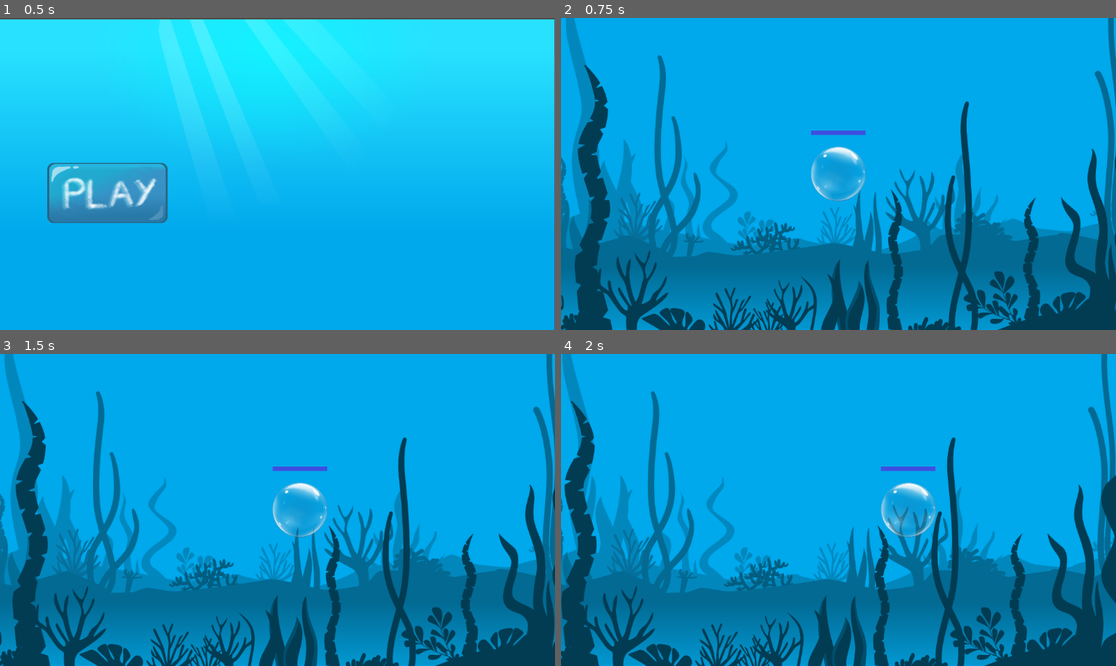
Above: before the commit, frames 1-4 (two rows, left to right).
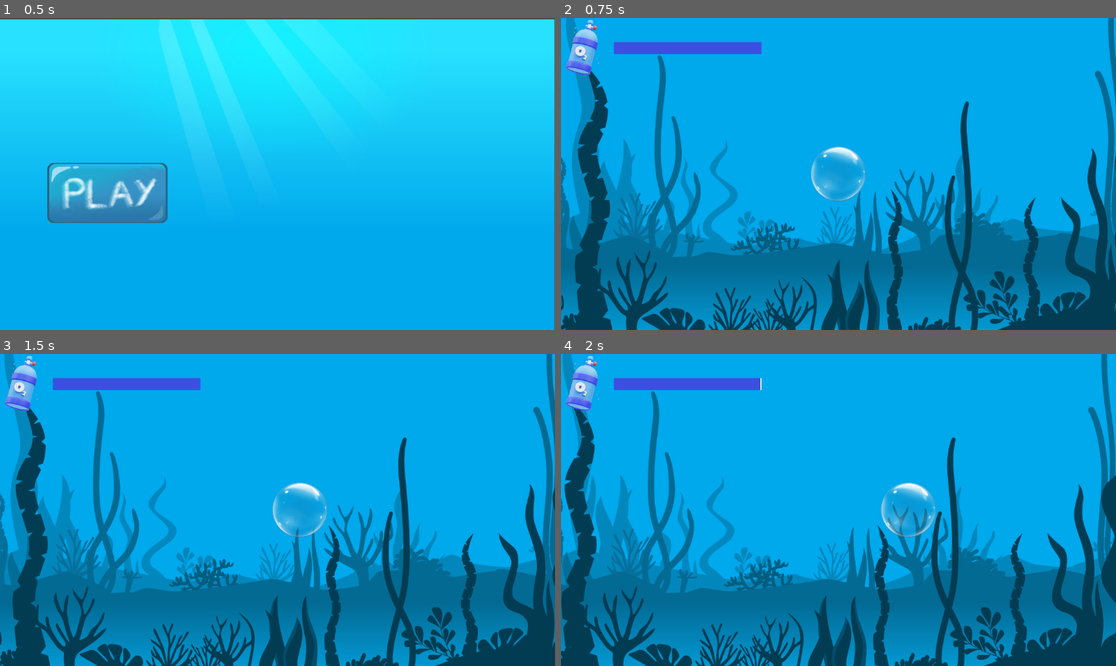
Above: after the commit, the same moments.

Repository: bagaretk/Game6PPL
Game: Godot game, scene res://menu.tscn
The game is run twice, just before and just after one commit, with the same random seed, the same clock (stepped at 60 frames per second) and the same inputs.
Inputs (mouse positions are in pixels of both pictures, inside the frame that each line leads up to):
- Up to frame 1 (0.5 s): no input
- Up to frame 2 (0.75 s): click (666, 192) at 0.5 s
- Up to frame 3 (1.5 s): tap Enter at 1.25 s; hold Right (ui_right) from 1.28 s (still down)
- Up to frame 4 (2 s): keep holding Right (ui_right)

Frame 1 is identical in both runs. In frame 2, 1.9% of the frame differs, in the area x 0-55%, y 0-38%; in frame 3, 1.9%; in frame 4, 1.9%, in the area x 0-68%, y 0-38%.

Commit message:
Oxygen Bar

Diff:
--- a/Player_Movement.tscn
+++ b/Player_Movement.tscn
@@ -1,10 +1,11 @@
-[gd_scene load_steps=17 format=3 uid="uid://c54gow3u0auam"]
+[gd_scene load_steps=18 format=3 uid="uid://c54gow3u0auam"]
 
 [ext_resource type="Script" path="res://Scripts/player.gd" id="1_bvn0q"]
 [ext_resource type="Texture2D" uid="uid://c2xo3n7qyg7md" path="res://Resources/clear-deco-bubble-balloon-20-1pc-12298-p.png" id="2_xekwp"]
 [ext_resource type="Texture2D" uid="uid://gi0i8s0lgql0" path="res://Resources/animations/Untitled_design__1_-removebg-preview.png" id="3_0tydw"]
 [ext_resource type="Script" path="res://camera_2d.gd" id="3_vrc86"]
 [ext_resource type="Texture2D" uid="uid://bx16ay1536swv" path="res://Resources/animations/Untitled_design__2_-removebg-preview.png" id="4_3cnkn"]
+[ext_resource type="Texture2D" uid="uid://cijnhjvqjkgpi" path="res://Resources/PNG/OxygenBottle/333.png" id="4_kqhih"]
 [ext_resource type="Texture2D" uid="uid://cepdttf6mnqeg" path="res://Resources/animations/Untitled_design__3_-removebg-preview.png" id="5_co462"]
 [ext_resource type="Texture2D" uid="uid://cd7bffd6ssp88" path="res://Resources/animations/Untitled_design__4_-removebg-preview.png" id="6_ah0q4"]
 [ext_resource type="Texture2D" uid="uid://yo1ku1slwuhr" path="res://Resources/animations/Untitled_design__5_-removebg-preview.png" id="7_057bj"]
@@ -105,14 +106,21 @@
 position_smoothing_speed = 0.5
 script = ExtResource("3_vrc86")
 
-[node name="HealthBar" type="ProgressBar" parent="Camera2D"]
+[node name="LayerBar" type="CanvasLayer" parent="Camera2D"]
+
+[node name="OxygenBottle" type="Sprite2D" parent="Camera2D/LayerBar"]
+position = Vector2(459, 212)
+scale = Vector2(0.3, 0.3)
+texture = ExtResource("4_kqhih")
+
+[node name="HealthBar" type="ProgressBar" parent="Camera2D/LayerBar"]
 anchors_preset = 1
 anchor_left = 1.0
 anchor_right = 1.0
-offset_left = -154.891
-offset_top = -243.103
-offset_right = 19.1086
-offset_bottom = -229.103
+offset_left = -641.0
+offset_top = 209.0
+offset_right = -467.0
+offset_bottom = 223.0
 grow_horizontal = 0
 scale = Vector2(1.76, 1.76)
 theme_override_styles/background = SubResource("StyleBoxFlat_y65yp")
@@ -122,7 +130,7 @@
 show_percentage = false
 metadata/_edit_use_anchors_ = true
 
-[node name="FlashAnimation" type="AnimationPlayer" parent="Camera2D/HealthBar"]
+[node name="FlashAnimation" type="AnimationPlayer" parent="Camera2D/LayerBar/HealthBar"]
 
 [node name="AnimatedSprite2D" type="AnimatedSprite2D" parent="."]
 visible = false
--- a/Scripts/player.gd
+++ b/Scripts/player.gd
@@ -1,7 +1,7 @@
 extends CharacterBody2D
 
 #@onready var flash_animation = $FlashAnimation
-@onready var health_bar = $Camera2D/HealthBar
+@onready var health_bar = $Camera2D/LayerBar/HealthBar
 @onready var health_timer = $HealthTimer # Referință la Timer-ul pentru scăderea vieții
 
 const SPEED = 300.0
--- a/camera_2d.gd
+++ b/camera_2d.gd
@@ -1,6 +1,8 @@
 extends Camera2D
 
-@onready var health_bar = $HealthBar # Asigură-te că ai adresa corectă a HealthBar
+@onready var health_bar = $LayerBar/HealthBar # Asigură-te că ai adresa corectă a HealthBar
+@onready var oxygen_bottle = $LayerBar/OxygenBottle # Asigură-te că ai adresa corectă a HealthBar
+
 #@onready var camera = $Camera2D# Asigură-te că ai adresa corectă a HealthBar
 func _ready():
 	# Setează poziția inițială a health_bar-ului
@@ -18,4 +20,5 @@
 
 	# Poziționează health_bar în colțul din stânga sus al camerei
 	# Poți modifica aceste valori pentru a muta health_bar-ul mai aproape sau mai departe
-	#health_bar.position = Vector2(-viewport_size.x / 2 + 20, -viewport_size.y / 2 + 20)
+	health_bar.position = Vector2(110, 50)
+	oxygen_bottle.position = Vector2(50, 60)
Binary file added: Resources/PNG/OxygenBottle/333.png
Not shown, added: Resources/PNG/OxygenBottle/333.png.import
